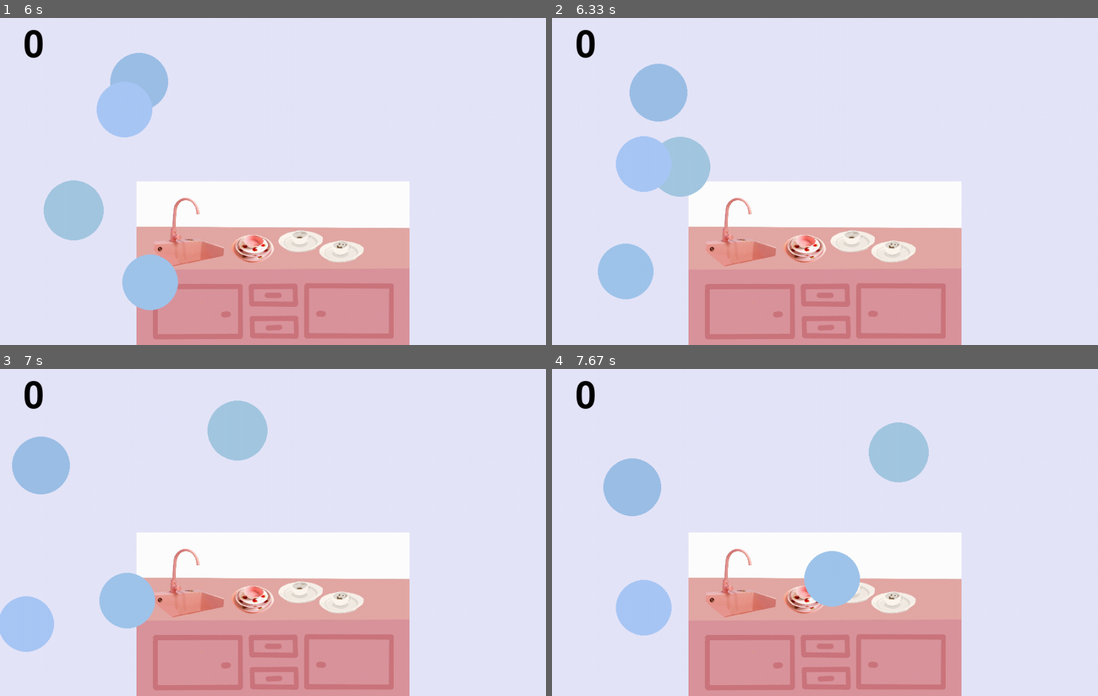
Above: before the commit, frames 1-4 (two rows, left to right).
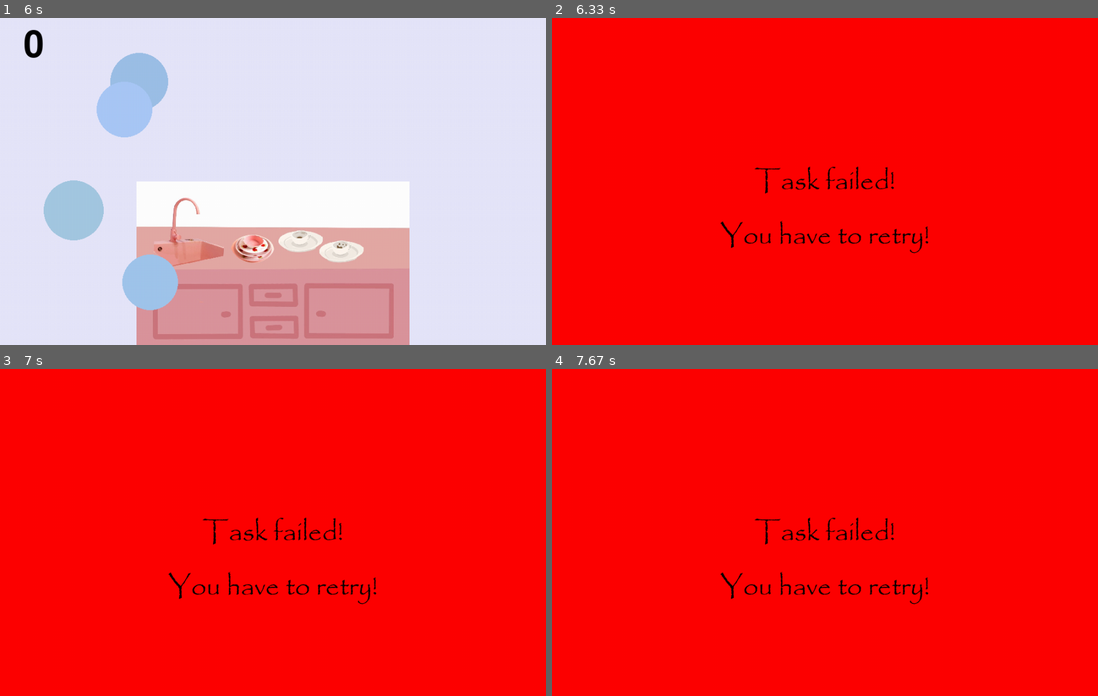
Above: after the commit, the same moments.

Repository: rhit-catapult/pygameproject-caffeinerush
Game: pygame game, started from Task 2.py
Two runs of this game, one before a commit and one after it. Both use one fixed random seed, a clock stepped at 60 frames per second and the inputs below.
Inputs (mouse positions are in pixels of both pictures, inside the frame that each line leads up to):
- Up to frame 1 (6 s): press the mouse at (141, 184) at 0.37 s; move the mouse to (234, 217) at 0.47 s; release the mouse at (327, 253) at 0.6 s; press the mouse at (141, 184) at 0.7 s; move the mouse to (240, 197) at 0.8 s; release the mouse at (338, 210) at 0.93 s; click (256, 125) at 1.55 s; press the mouse at (256, 125) at 1.87 s; move the mouse to (360, 197) at 1.97 s; release the mouse at (464, 266) at 2.1 s; press the mouse at (256, 125) at 2.2 s; move the mouse to (322, 125) at 2.3 s; release the mouse at (387, 122) at 2.43 s; press the mouse at (256, 125) at 2.53 s; move the mouse to (327, 112) at 2.63 s; release the mouse at (393, 99) at 2.77 s; click (191, 276) at 3.22 s; click (387, 138) at 3.55 s
- Up to frame 2 (6.33 s): no input
- Up to frame 3 (7 s): no input
- Up to frame 4 (7.67 s): no input

Frame 1 is identical in both runs. In frame 2, 100% of the frame differs, in the area x 0-100%, y 0-100%; in frame 3, 100%; in frame 4, 100%.

Commit message:
test commit

Diff:
--- a/Task 2.py
+++ b/Task 2.py
@@ -104,6 +104,17 @@
             timer_surface = timer_font.render(timer_text, True, text_color)
             timer_rect = timer_surface.get_rect(center=(5, 50))
             screen.blit(timer_surface, timer_rect)
+            if remaining_time < 1:
+                screen.fill(pygame.Color('red'))
+                task_text = "Task failed!"
+                task_text2 = "You have to retry!"
+                task_text_surface = task_font.render(task_text, True, (0, 0, 0))
+                task_text_rect = task_text_surface.get_rect(center=(500, 300))
+                task_text_surface2 = task_font.render(task_text2, True, (0,0,0))
+                task_text_rect2 = task_text_surface2.get_rect(center=(500,400))
+                screen.blit(task_text_surface2, task_text_rect2)
+                screen.blit(task_text_surface, task_text_rect)
+
 
         else:
             # task_screen = pygame.display.set_mode((1000, 600))
